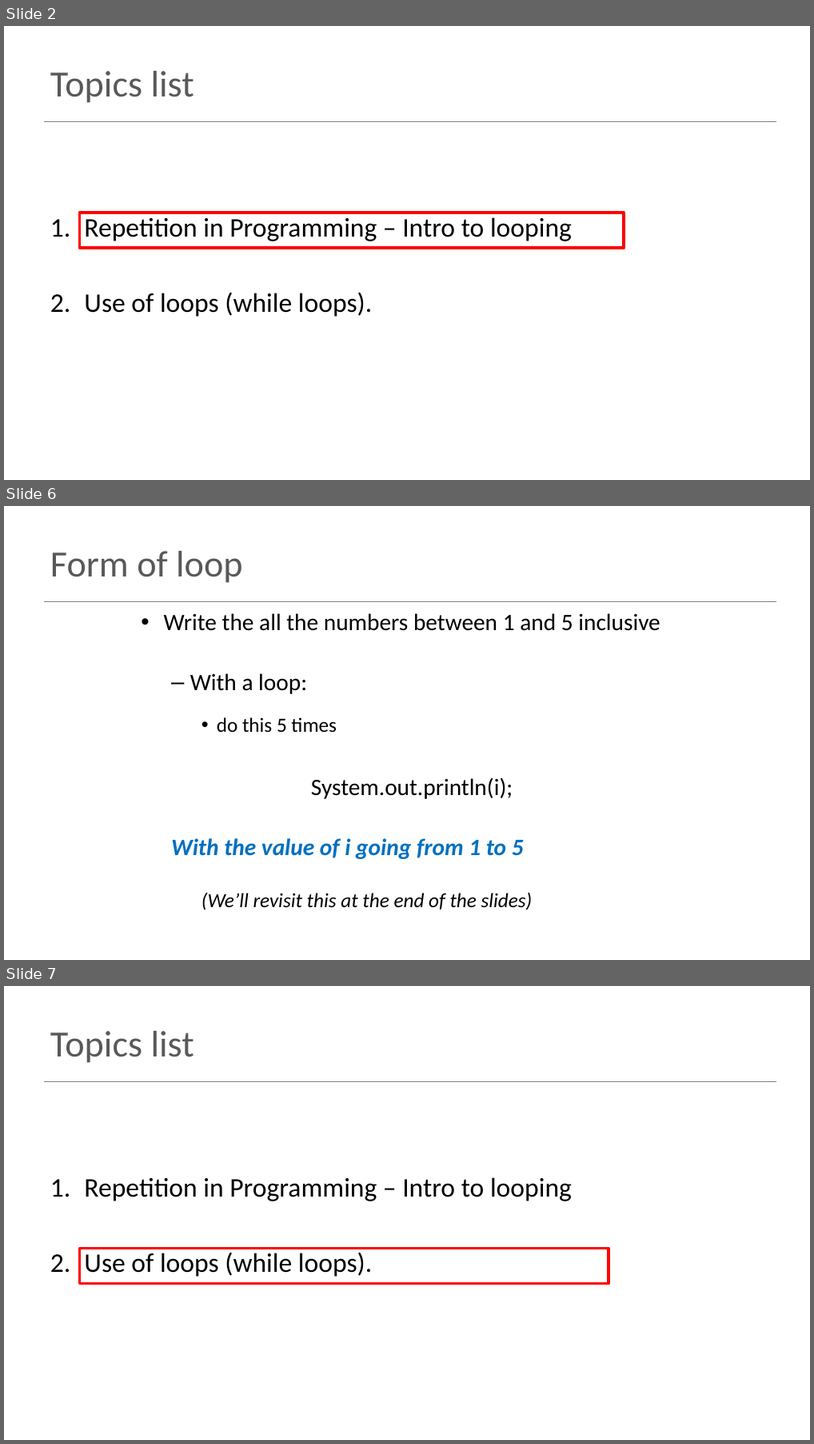
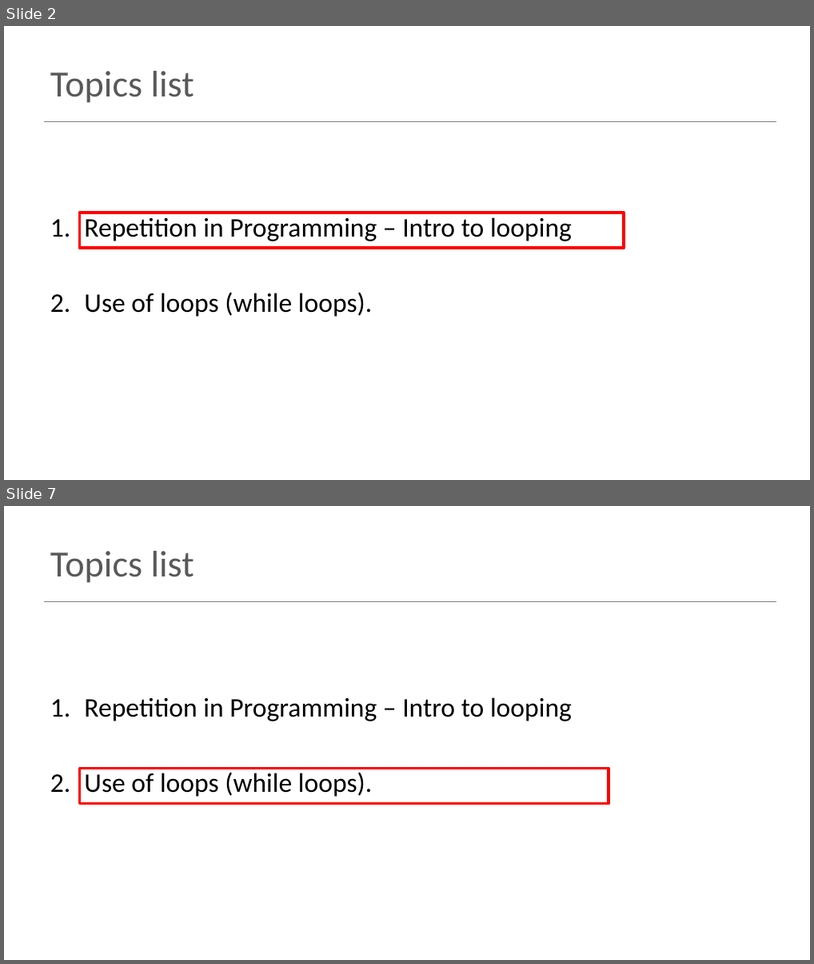
Before and after one commit to Programming-Fundamentals-SETU/prog-fund-2-jan-26, a slide deck: topic02-primitive-arrays/unit-02a-lectures/talk-2-loop-recap/b-iteration-while.pptx. Shown one above the other, each under a label of ours: slides 2, 6 and 7 before the commit, slides 2 and 7 after it; the slides between them are not shown. The pictures are 814x1444 and 814x964 pixels, drawn with LibreOffice and Linux fonts; fonts in the diff are those of the drawing. Boxes give left, top, right and bottom in pixels: in the first picture for what was removed or moved away, otherwise in the second. Text is boxed around its words. In the diff, an @@ line names an element or a change of style, - is before the commit and + after.

```diff
--- a/topic02-primitive-arrays/unit-02a-lectures/talk-2-loop-recap/b-iteration-while.pptx
+++ b/topic02-primitive-arrays/unit-02a-lectures/talk-2-loop-recap/b-iteration-while.pptx
@@ slide 6 removed at [4, 506, 810, 960], background #FFFFFF; not listed: 1 template element that a slide beside it also shows @@
@@ title removed at [50, 551, 243, 583] @@
-Form of loop
@@ text removed at [164, 613, 660, 910] @@
-• Write the all the numbers between 1 and 5 inclusive
-  – With a loop:
-    • do this 5 times
-  System.out.println(i);
-  With the value of i going from 1 to 5
-    (We’ll revisit this at the end of the slides)
```
Also in this commit, not shown: 4 slides changed, 4 slides added, 17 other files.
